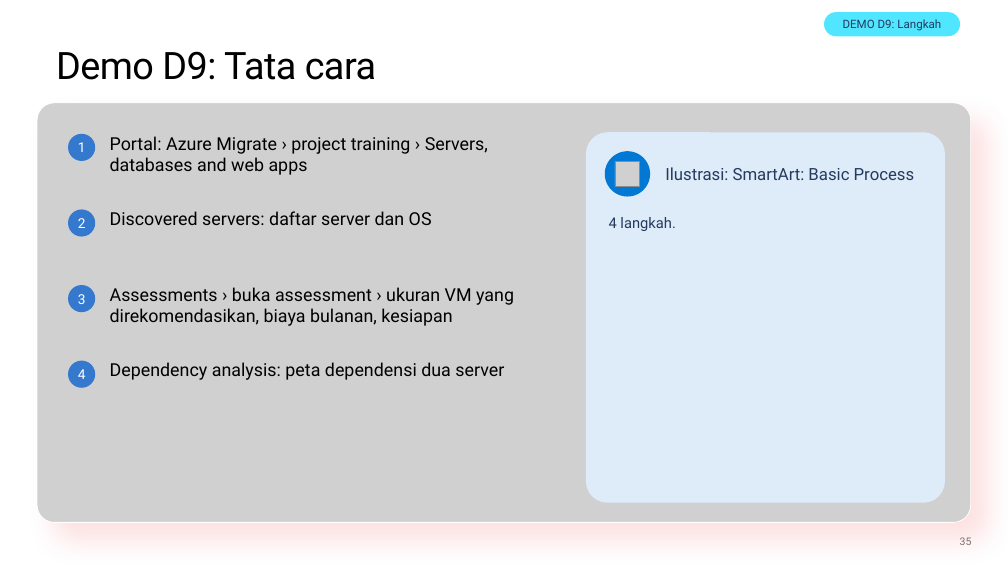
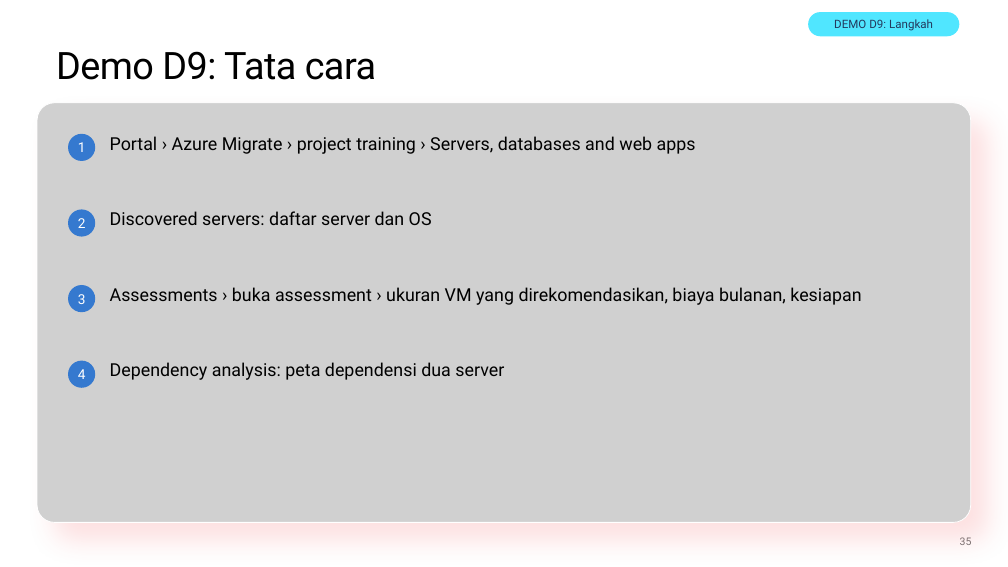
Before and after one commit to medisa-aris/azure-landing-zone-training, a slide deck: slide 35 of slides/pptx/slide_day05_automate-onboard-operate.pptx. Drawn at 1008x567 pixels with LibreOffice and Linux fonts; fonts in the diff are those of the drawing; grey boxes stand for pictures; background and template pictures are left out. Boxes give left, top, right and bottom in pixels: in the first picture for what was removed or moved away, otherwise in the second. Text is boxed around its words. In the diff, an @@ line names an element or a change of style, - is before the commit and + after.

```diff
--- a/slides/pptx/slide_day05_automate-onboard-operate.pptx
+++ b/slides/pptx/slide_day05_automate-onboard-operate.pptx
@@ rounded rectangle "DEMO D9: Langkah": place and size @@
-rounded rectangle "DEMO D9: Langkah" at box(824, 12, 960, 36)
+rounded rectangle "DEMO D9: Langkah" at box(808, 12, 960, 36)
@@ text at box(110, 136, 696, 154): text changed @@
-Portal: Azure Migrate › project training › Servers, databases and web apps
+Portal › Azure Migrate › project training › Servers, databases and web apps
@@ rounded rectangle removed at box(586, 132, 945, 503) @@
@@ ellipse removed at box(605, 151, 650, 197) @@
@@ picture removed at box(615, 161, 640, 186) @@
@@ text removed at box(665, 167, 915, 180) @@
-Ilustrasi: SmartArt: Basic Process
@@ text removed at box(609, 217, 675, 231) @@
-4 langkah.
@@ text "Assessments › buka assessment › ..." rewrapped from box(110, 287, 514, 326) to box(110, 287, 861, 305) @@
```
Also in this commit, not shown: 9 other slides changed, 6 other files.
